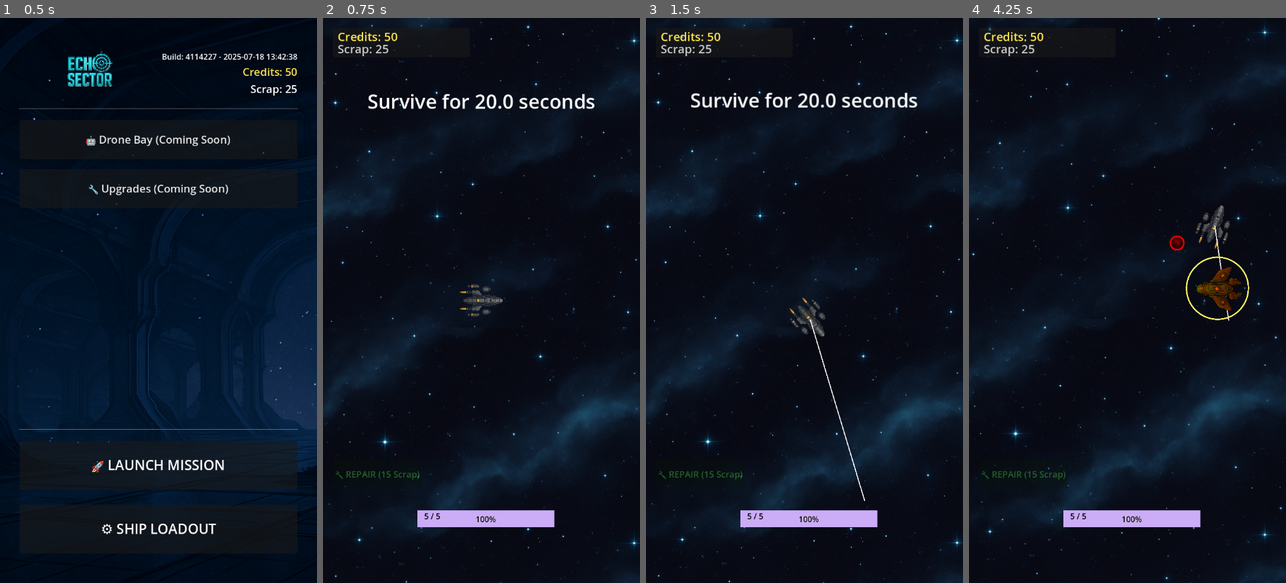
Above: before the commit, frames 1-4 (left to right).
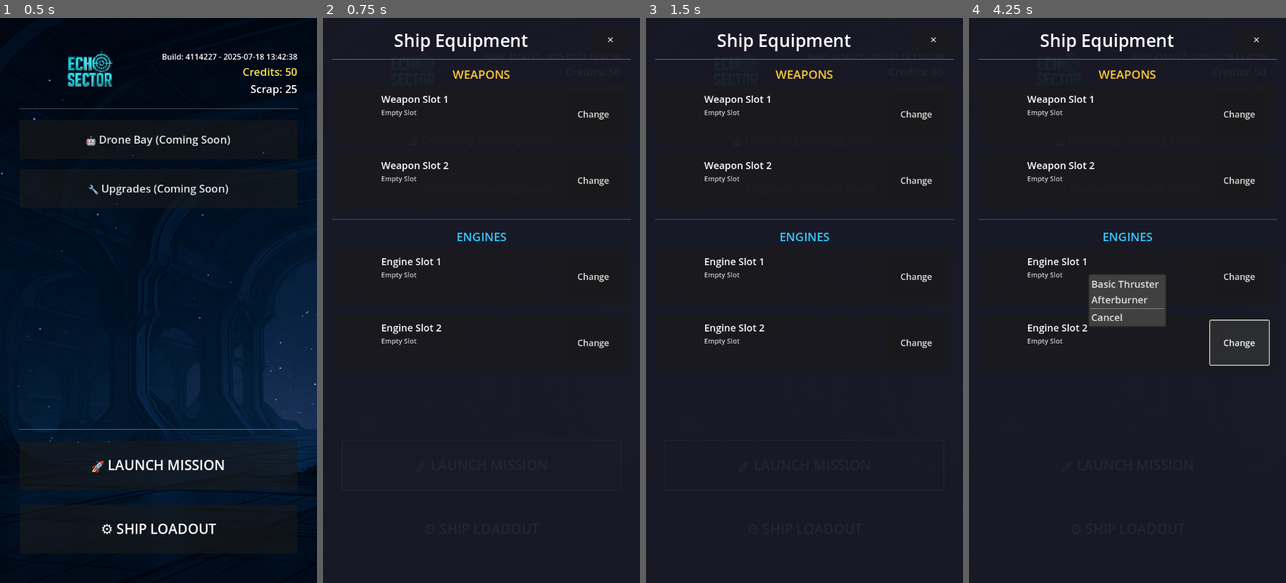
Above: after the commit, the same moments.

Repository: samjhill/echo-sector
Game: Godot game, scene res://hangar.tscn
Two runs of this game, one before a commit and one after it. Both use one fixed random seed, a clock stepped at 60 frames per second and the inputs below.
Inputs (mouse positions are in pixels of both pictures, inside the frame that each line leads up to):
- Up to frame 1 (0.5 s): no input
- Up to frame 2 (0.75 s): click "🚀 LAUNCH MISSION" at 0.5 s
- Up to frame 3 (1.5 s): click (804, 464) at 1.25 s, where only the run after the commit has a clickable "🚀 LAUNCH MISSION"
- Up to frame 4 (4.25 s): move the mouse to (1197, 272) at 2.02 s; hold Right (ui_right) 2.03-2.78 s; click (1197, 272) at 2.17 s; move the mouse to (1064, 328) at 2.77 s; hold Down (ui_down) 2.78-3.53 s; move the mouse to (1251, 334) at 3.52 s; hold Right (ui_right) from 3.53 s (still down); click (1251, 334) at 3.67 s

Frame 1 is identical in both runs. In frame 2, 7.5% of the frame differs, in the area x 0-100%, y 0-100%; in frame 3, 7.8%; in frame 4, 11%.

Commit message:
fix issue where player could start the game with no equipment

Diff:
--- a/hangar.gd
+++ b/hangar.gd
@@ -26,4 +26,19 @@
 	ship_loadout_panel.populate_equipment_screen()
 
 func _on_launch_button_pressed():
+	# Check if player has proper equipment
+	var equipped_weapons = PlayerData.get_equipped_weapons()
+	var equipped_engines = PlayerData.equipped_components.get("engine", [])
+
+	# Check if player has at least one weapon and one engine
+	var has_weapon = equipped_weapons.size() > 0 and equipped_weapons[0] != null
+	var has_engine = equipped_engines.size() > 0 and equipped_engines[0] != null
+
+	if not has_weapon or not has_engine:
+		# Route to equipment screen if missing equipment
+		ship_loadout_panel.visible = true
+		ship_loadout_panel.populate_equipment_screen()
+		return
+
+	# If properly equipped, launch the game
 	get_tree().change_scene_to_file("res://node_2d.tscn")
